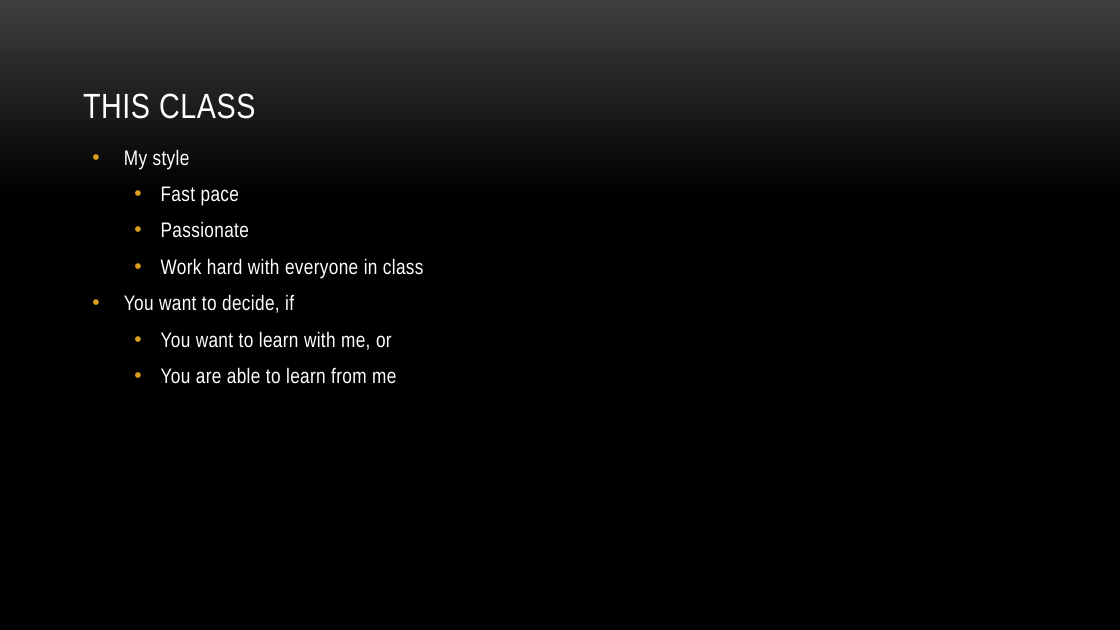
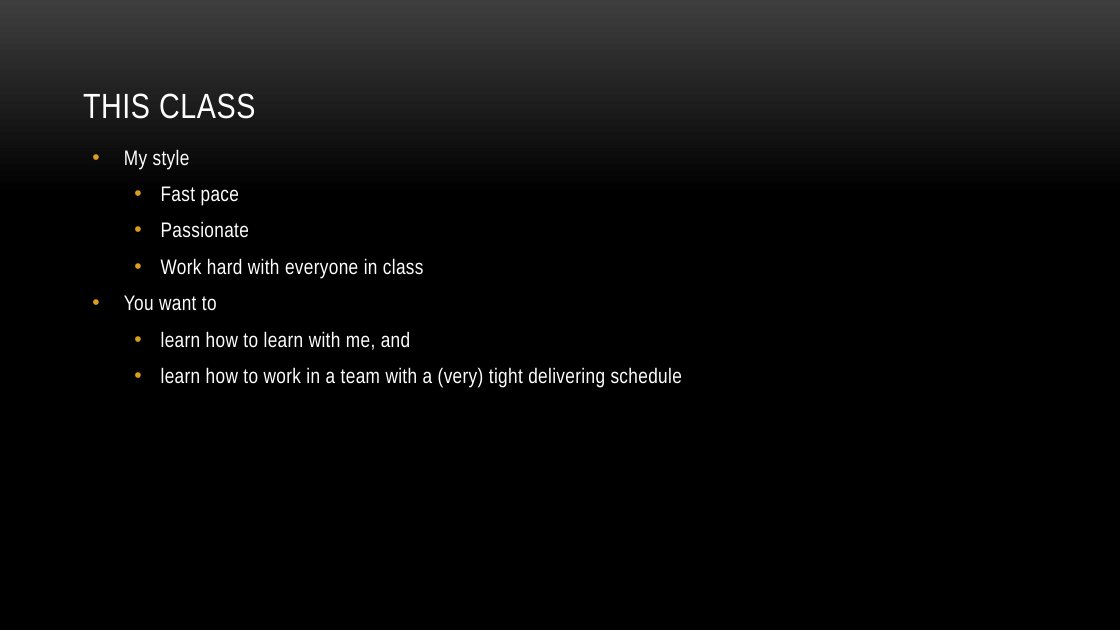
Before and after one commit to myuwbclasses/IntroGameDev-XJTU, a slide deck: slide 11 of PPT/Intro.pptx. Drawn at 1120x630 pixels with LibreOffice and Linux fonts; fonts in the diff are those of the drawing; background and template pictures are left out. Boxes give left, top, right and bottom in pixels: in the first picture for what was removed or moved away, otherwise in the second. Text is boxed around its words. In the diff, an @@ line names an element or a change of style, - is before the commit and + after.

Commit message:
Last update before class.

```diff
--- a/PPT/Intro.pptx
+++ b/PPT/Intro.pptx
@@ text at (124, 295, 682, 388): text changed @@
-• You want to decide, if
-  • You want to learn with me, or
-  • You are able to learn from me
+• You want to
+  • learn how to learn with me, and
+  • learn how to work in a team with a (very) tight delivering schedule
```
Also in this commit, not shown: 3 other slides changed, 1 other file.
